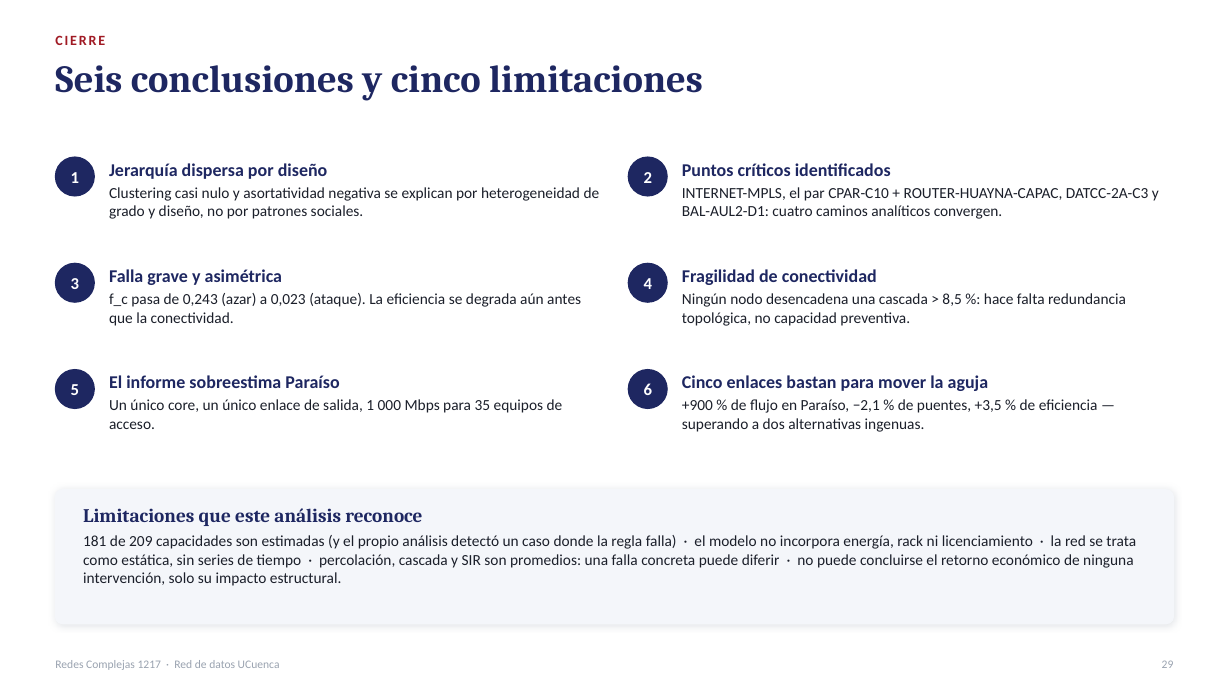
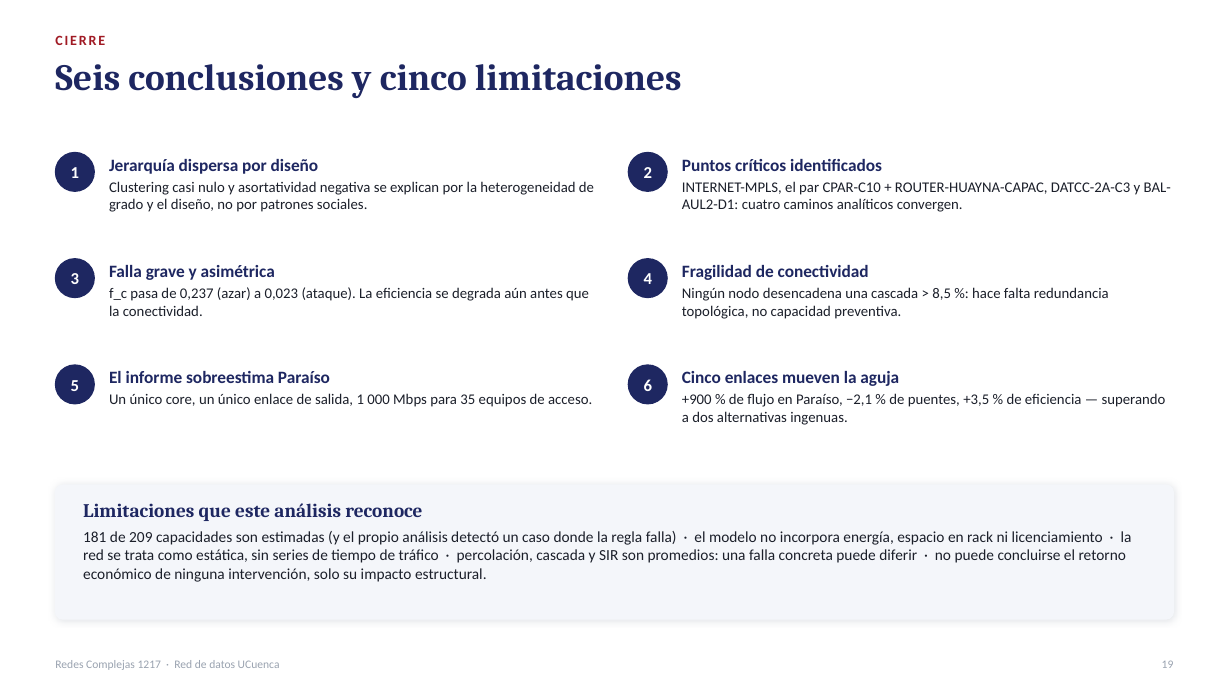
Before and after one commit to chino111160/redes-complejas-ucuenca, a slide deck: slide 19 of diapositivas/Presentacion_Redes_Complejas_RedUCuenca.pptx (slide 29 before the commit). Drawn at 1232x693 pixels with LibreOffice and Linux fonts; fonts in the diff are those of the drawing. Boxes give left, top, right and bottom in pixels: in the first picture for what was removed or moved away, otherwise in the second. Text is boxed around its words. In the diff, an @@ line names an element or a change of style, - is before the commit and + after.

```diff
--- a/diapositivas/Presentacion_Redes_Complejas_RedUCuenca.pptx
+++ b/diapositivas/Presentacion_Redes_Complejas_RedUCuenca.pptx
@@ text "Seis conclusiones y cinco limitaciones" at <box>55,64,682,98</box>: size 30 to 29 pt @@
@@ text at <box>109,181,594,212</box>: text changed; size 12 to 11.5 pt @@
-Clustering casi nulo y asortatividad negativa se explican por heterogeneidad de grado y diseño, no por patrones sociales.
+Clustering casi nulo y asortatividad negativa se explican por la heterogeneidad de grado y el diseño, no por patrones sociales.
@@ text at <box>109,287,589,316</box>: text changed; size 12 to 11.5 pt @@
-f_c pasa de 0,243 (azar) a 0,023 (ataque). La eficiencia se degrada aún antes que la conectividad.
+f_c pasa de 0,237 (azar) a 0,023 (ataque). La eficiencia se degrada aún antes que la conectividad.
@@ size 14 to 13.5 pt in 5 elements at <box>109,159,319,174</box>, <box>682,159,882,171</box>, <box>109,265,275,280</box>, <box>682,265,869,280</box>, <box>109,371,330,383</box> @@
@@ text at <box>682,371,899,386</box>: text changed; size 14 to 13.5 pt @@
-Cinco enlaces bastan para mover la aguja
+Cinco enlaces mueven la aguja
@@ size 12 to 11.5 pt in 4 elements at <box>682,181,1171,212</box>, <box>682,287,1109,319</box>, <box>109,393,592,407</box>, <box>682,393,1166,425</box> @@
@@ 7 texts, 6 ellipses, 1 rounded rectangle: place and size @@
-7 texts, 6 ellipses, 1 rounded rectangle at <box>55,157,1174,624</box>
+7 texts, 6 ellipses, 1 rounded rectangle at <box>55,152,1174,619</box>
@@ text at <box>83,531,1132,582</box>: text changed @@
-181 de 209 capacidades son estimadas (y el propio análisis detectó un caso donde la regla falla) · el modelo no incorpora energía, rack ni licenciamiento · la red se trata como estática, sin series de tiempo · percolación, cascada y SIR son promedios: una falla concreta puede diferir · no puede concluirse el retorno económico de ninguna intervención, solo su impacto estructural.
+181 de 209 capacidades son estimadas (y el propio análisis detectó un caso donde la regla falla) · el modelo no incorpora energía, espacio en rack ni licenciamiento · la red se trata como estática, sin series de tiempo de tráfico · percolación, cascada y SIR son promedios: una falla concreta puede diferir · no puede concluirse el retorno económico de ninguna intervención, solo su impacto estructural.
@@ text at <box>1162,660,1174,668</box>: text changed @@
-29
+19
```
Also in this commit, not shown: 18 other slides changed, 10 slides removed.
